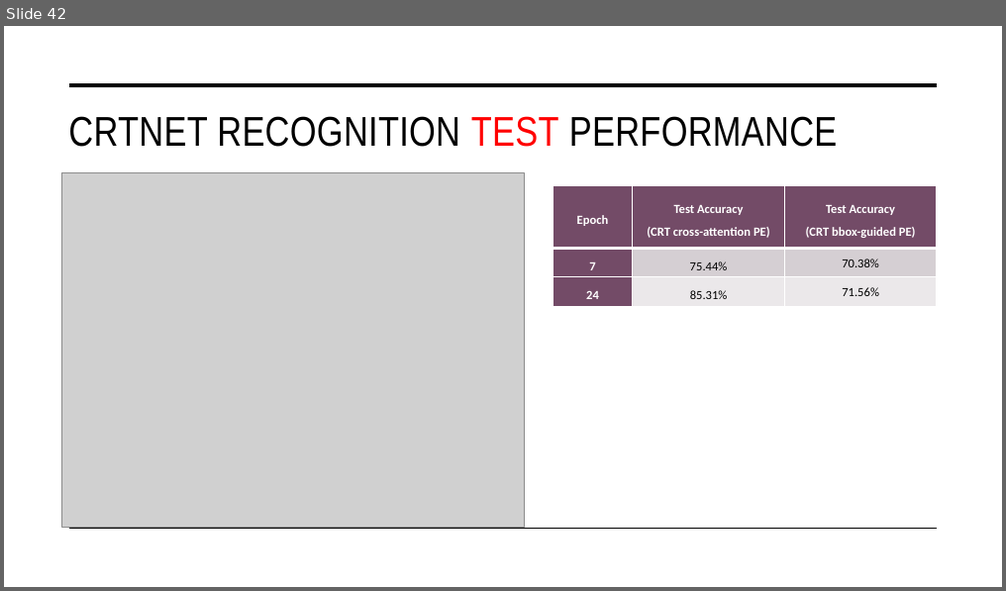
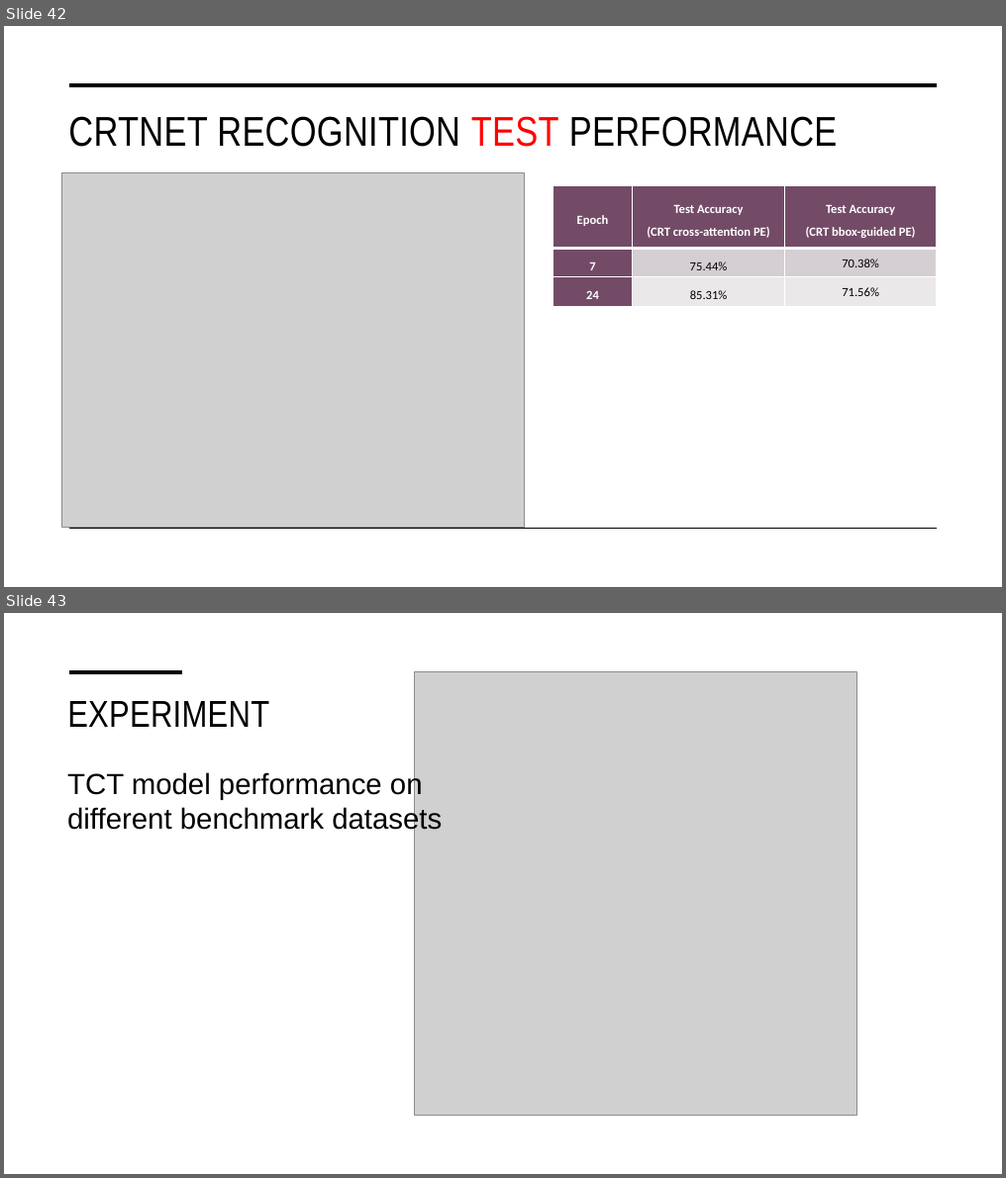
Before and after one commit to tuanisworkingonsomeprojects/TCT-visual-search, a slide deck: Presentation/FYP_NguyenTuan_Presentation.pptx. Shown one above the other, each under a label of ours: slide 42 before the commit, slides 42 and 43 after it. The pictures are 1006x591 and 1006x1178 pixels, drawn with LibreOffice and Linux fonts; fonts in the diff are those of the drawing; grey boxes stand for pictures. Boxes give left, top, right and bottom in pixels: in the first picture for what was removed or moved away, otherwise in the second. Text is boxed around its words. In the diff, an @@ line names an element or a change of style, - is before the commit and + after.

```diff
--- a/Presentation/FYP_NguyenTuan_Presentation.pptx
+++ b/Presentation/FYP_NguyenTuan_Presentation.pptx
@@ slide 43 added at bbox=[4, 613, 1002, 1174], background #FFFFFF @@
@@ title added at bbox=[67, 701, 269, 727], 36 pt, text #000000 @@
+EXPERIMENT
@@ line added from (70, 672) to (182, 672), #000000 3.5 pt @@
@@ picture added at bbox=[414, 672, 857, 1115] @@
@@ text added at bbox=[67, 771, 442, 835], 28 pt, text #000000 @@
+TCT model performance on different benchmark datasets
```
Also in this commit, not shown: 5 other slides added, 2 slides removed, 1 other file.
